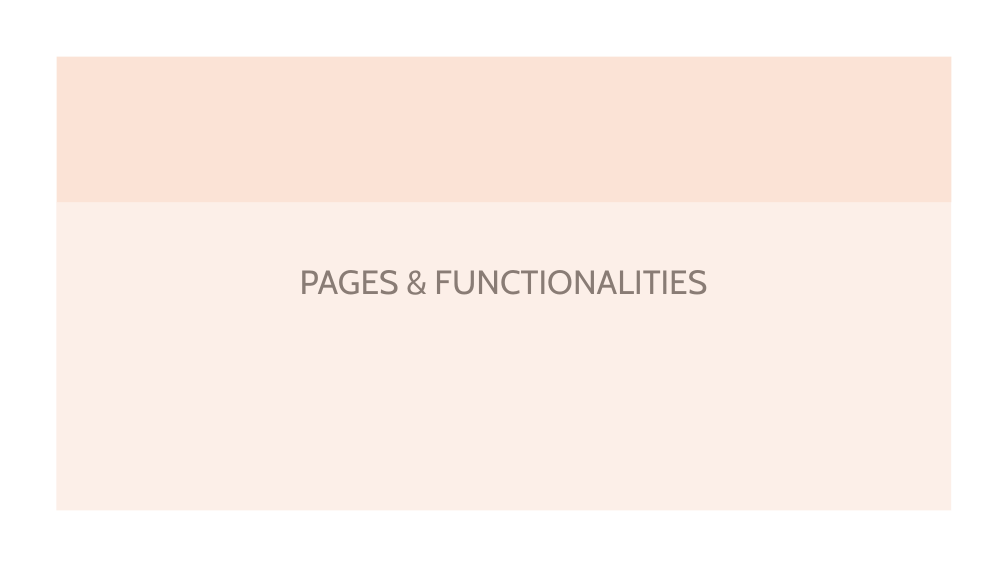
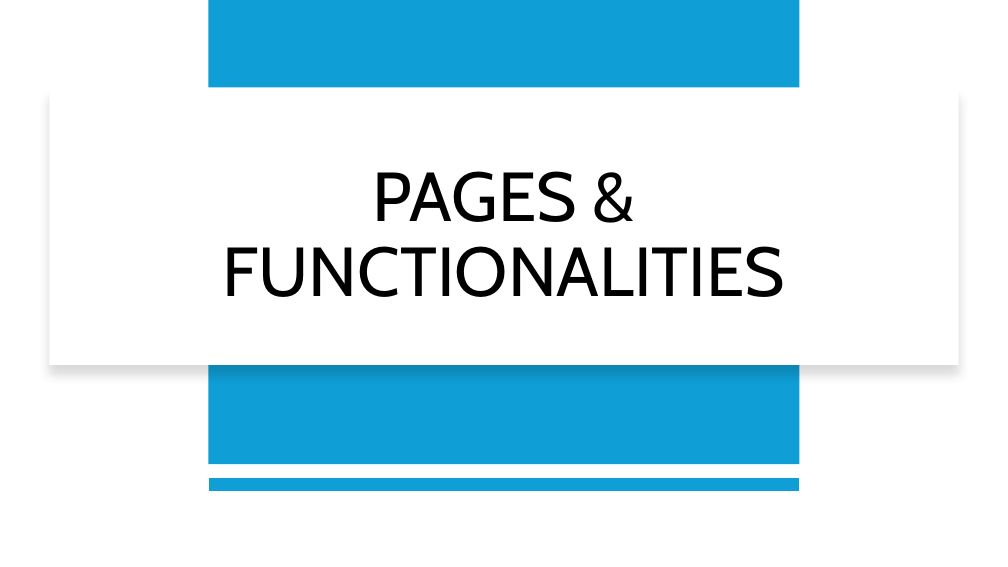
Before and after one commit to lookinfome/VaxTrack_v1.0.0, a slide deck: slide 6 of Vax Track V1 - Beta.pptx. Drawn at 1008x567 pixels with LibreOffice and Linux fonts; fonts in the diff are those of the drawing. Boxes give left, top, right and bottom in pixels: in the first picture for what was removed or moved away, otherwise in the second. Text is boxed around its words. In the diff, an @@ line names an element or a change of style, - is before the commit and + after.

```diff
--- a/Vax Track V1 - Beta.pptx
+++ b/Vax Track V1 - Beta.pptx
@@ rectangle added at [209,0,800,464], fill #0F9ED5 @@
@@ rectangle removed at [57,57,951,202] @@
@@ rectangle: place and size @@
-rectangle at [57,202,952,510]
+rectangle at [49,87,959,364]
@@ rectangle at [49,87,959,364]: fill #FBE3D6 at 55% opacity to #FFFFFF; shadow on @@
@@ title "PAGES & FUNCTIONALITIES": place and size @@
-title "PAGES & FUNCTIONALITIES" at [300,270,707,295]
+title "PAGES & FUNCTIONALITIES" at [222,171,785,297]
@@ title "PAGES & FUNCTIONALITIES" at [222,171,785,297]: size 32 to 66 pt @@
@@ line added from (799, 485) to (209, 485), #0F9ED5 12 pt @@
```
Also in this commit, not shown: 20 other slides changed.
